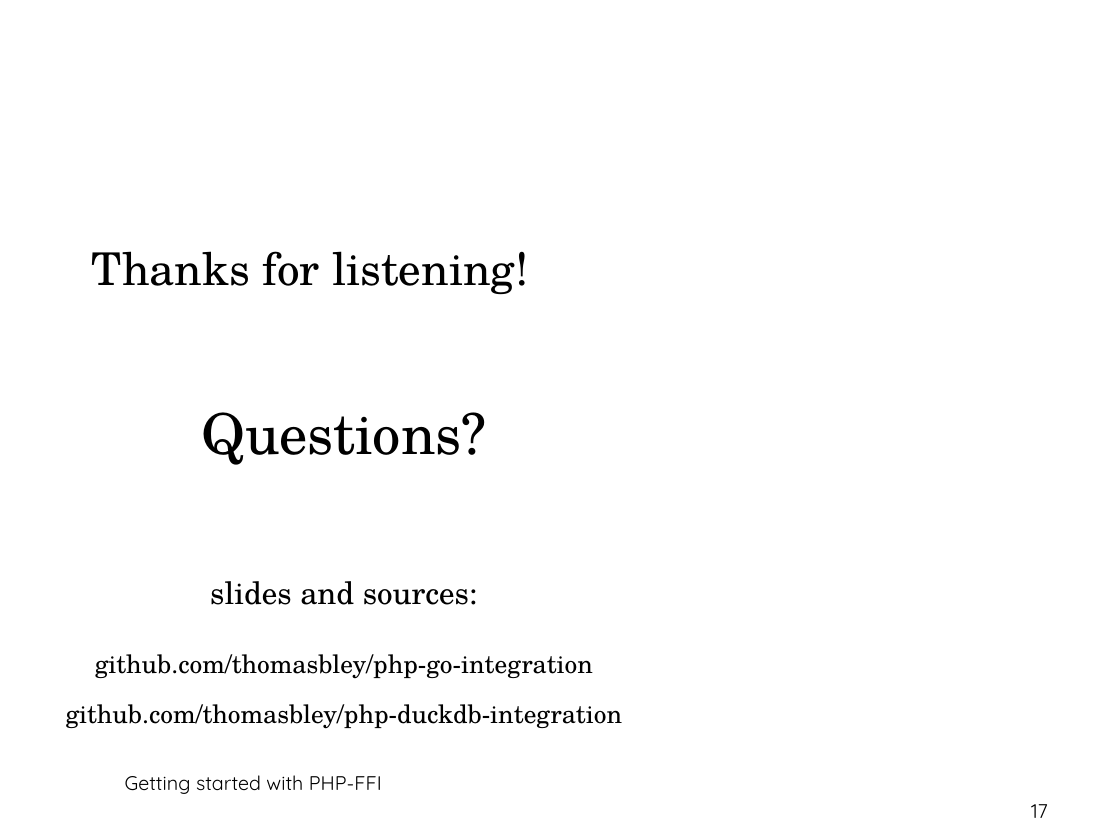
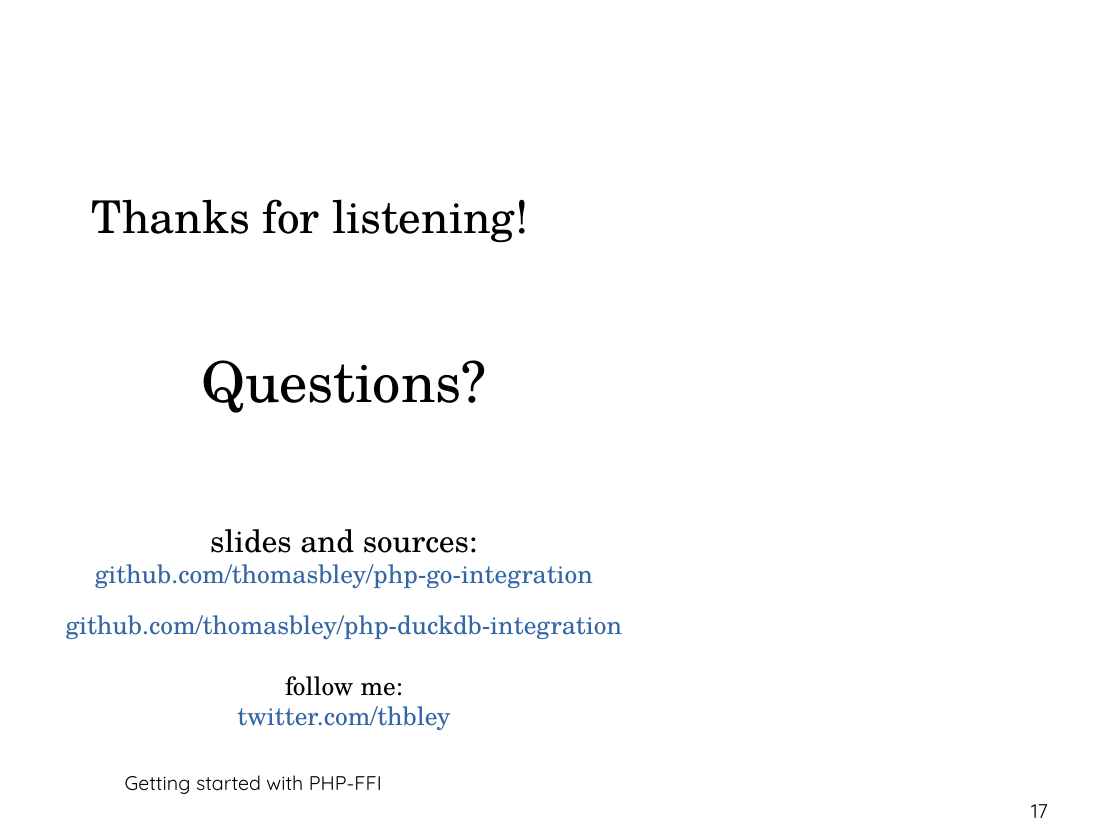
Before and after one commit to thbley/php-go-integration, a slide deck: slide 17 of Getting_started_with_phpffi_ipc_2021_ThomasBley.odp. Drawn at 1120x840 pixels with LibreOffice and Linux fonts; fonts in the diff are those of the drawing; background and template pictures are left out. Boxes give left, top, right and bottom in pixels: in the first picture for what was removed or moved away, otherwise in the second. Text is boxed around its words. In the diff, an @@ line names an element or a change of style, - is before the commit and + after.

Commit message:
updated slides

```diff
--- a/Getting_started_with_phpffi_ipc_2021_ThomasBley.odp
+++ b/Getting_started_with_phpffi_ipc_2021_ThomasBley.odp
@@ title "Thanks for listening!": place and size @@
-title "Thanks for listening!" at bbox=[92, 251, 528, 295]
+title "Thanks for listening!" at bbox=[92, 199, 528, 243]
@@ text "Questions?": place and size @@
-text "Questions?" at bbox=[66, 412, 622, 729]
+text "Questions?" at bbox=[66, 360, 622, 730]
@@ text at bbox=[95, 529, 593, 588]: text colour #000000 to #3465A4 in "github.com/thomasbley/php-go-integration" @@
@@ text at bbox=[66, 615, 622, 730]: text changed; text colour #000000 to #3465A4 @@
-github.com/thomasbley/php-duckdb-integration
+github.com/thomasbley/php-duckdb-integration
+follow me:
+twitter.com/thbley
```
Also in this commit, not shown: 1 other file.
